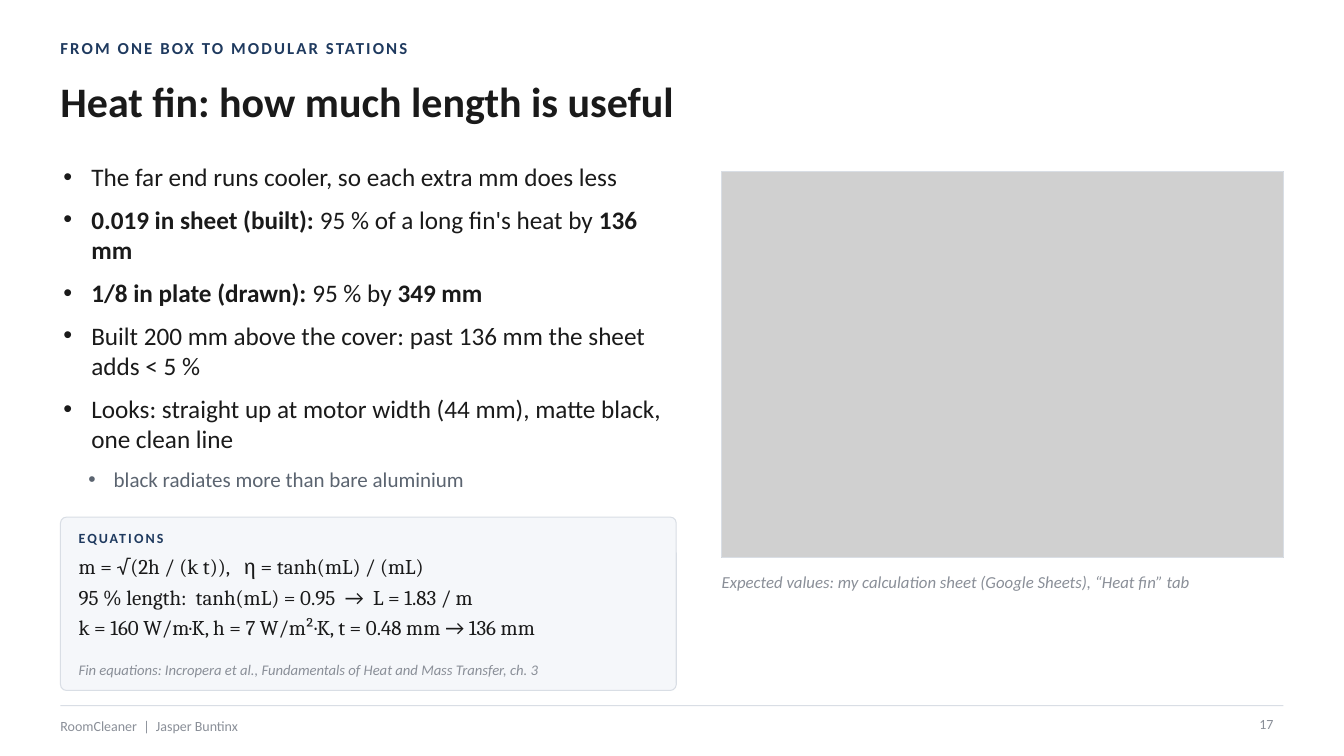
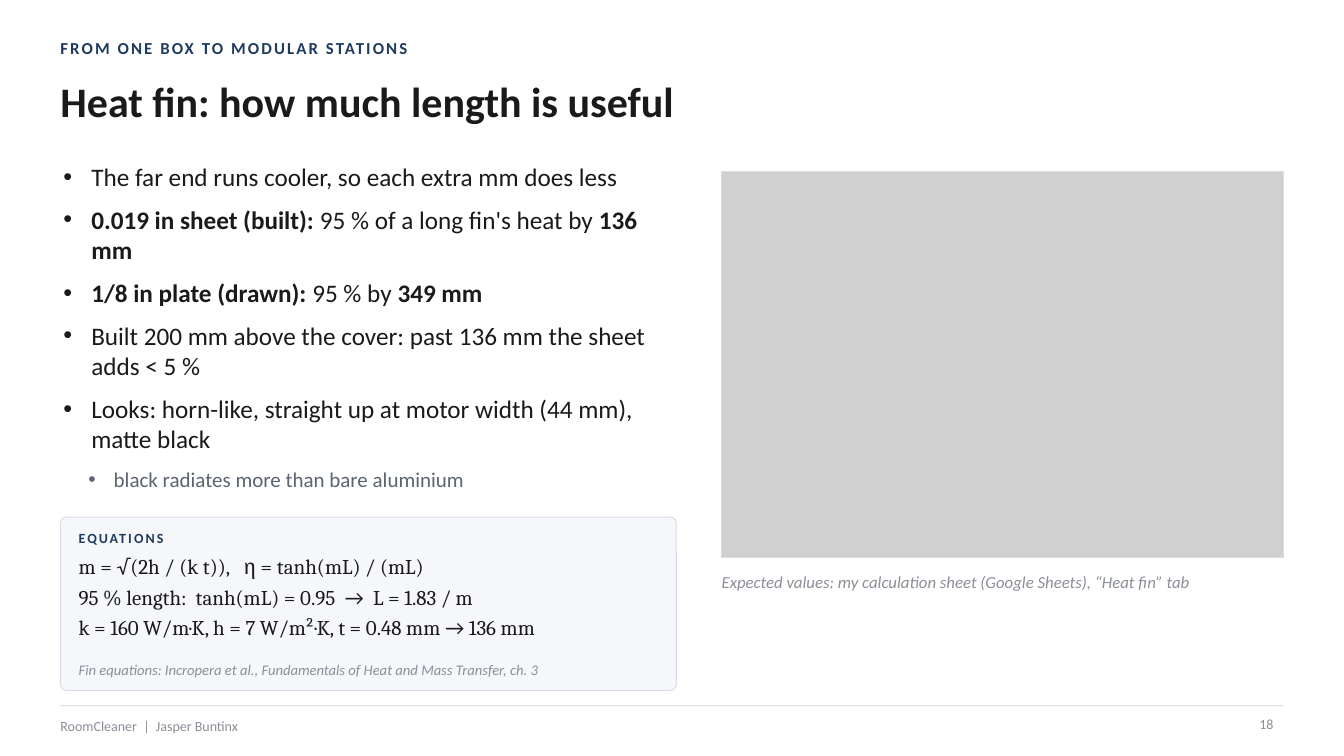
Before and after one commit to Jaspario1199/RoomCleaner, a slide deck: slide 18 of docs/presentation/deck_v3/RoomCleaner_Buntinx_Oct27_v3.pptx (slide 17 before the commit). Drawn at 1344x756 pixels with LibreOffice and Linux fonts; fonts in the diff are those of the drawing; grey boxes stand for pictures. Boxes give left, top, right and bottom in pixels: in the first picture for what was removed or moved away, otherwise in the second. Text is boxed around its words. In the diff, an @@ line names an element or a change of style, - is before the commit and + after.

```diff
--- a/docs/presentation/deck_v3/RoomCleaner_Buntinx_Oct27_v3.pptx
+++ b/docs/presentation/deck_v3/RoomCleaner_Buntinx_Oct27_v3.pptx
@@ text at bbox=[91, 399, 632, 448]: text changed @@
-• Looks: straight up at motor width (44 mm), matte black, one clean line
+• Looks: horn-like, straight up at motor width (44 mm), matte black
@@ page number at bbox=[1259, 719, 1273, 729]: text changed @@
-17
+18
```
Also in this commit, not shown: 1 other slide changed, 1 slide added, 4 other files.
